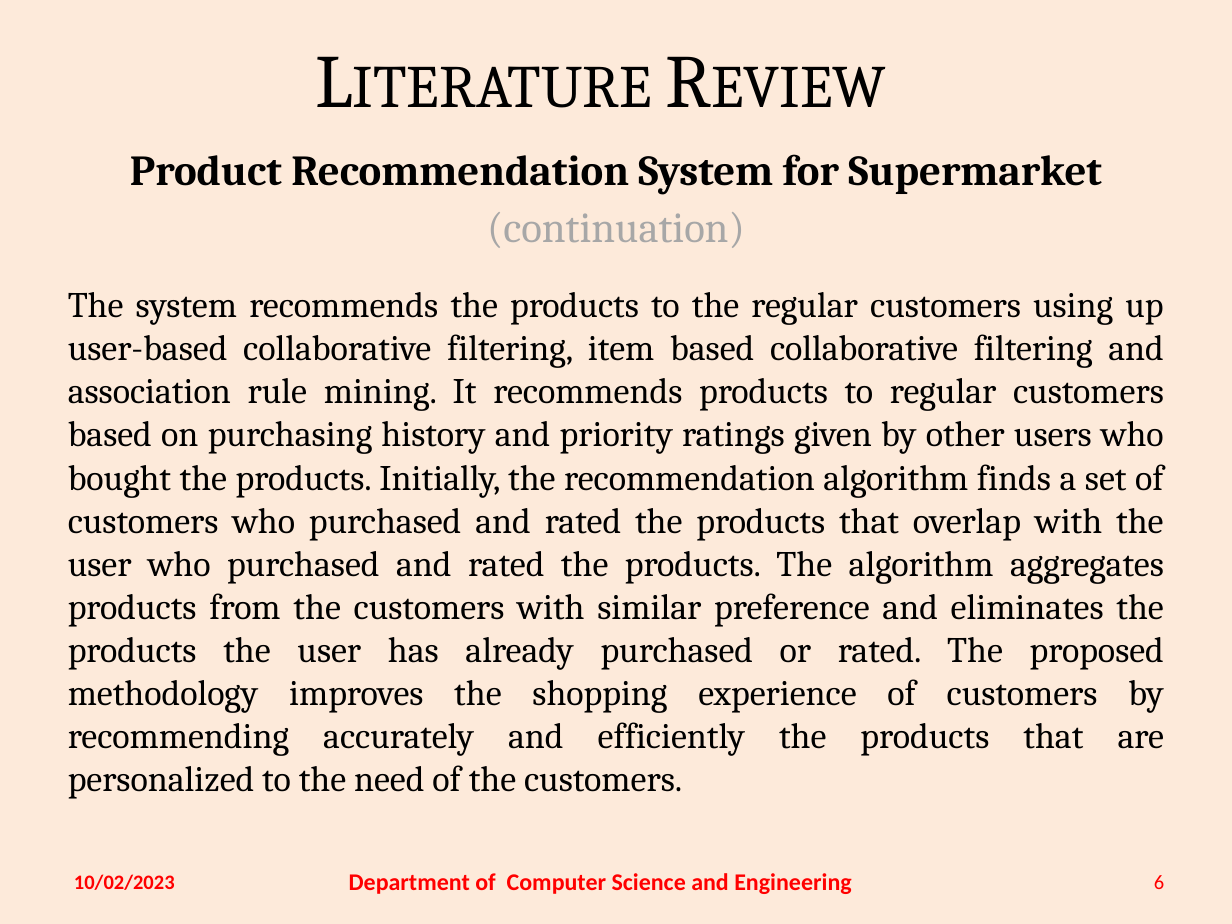
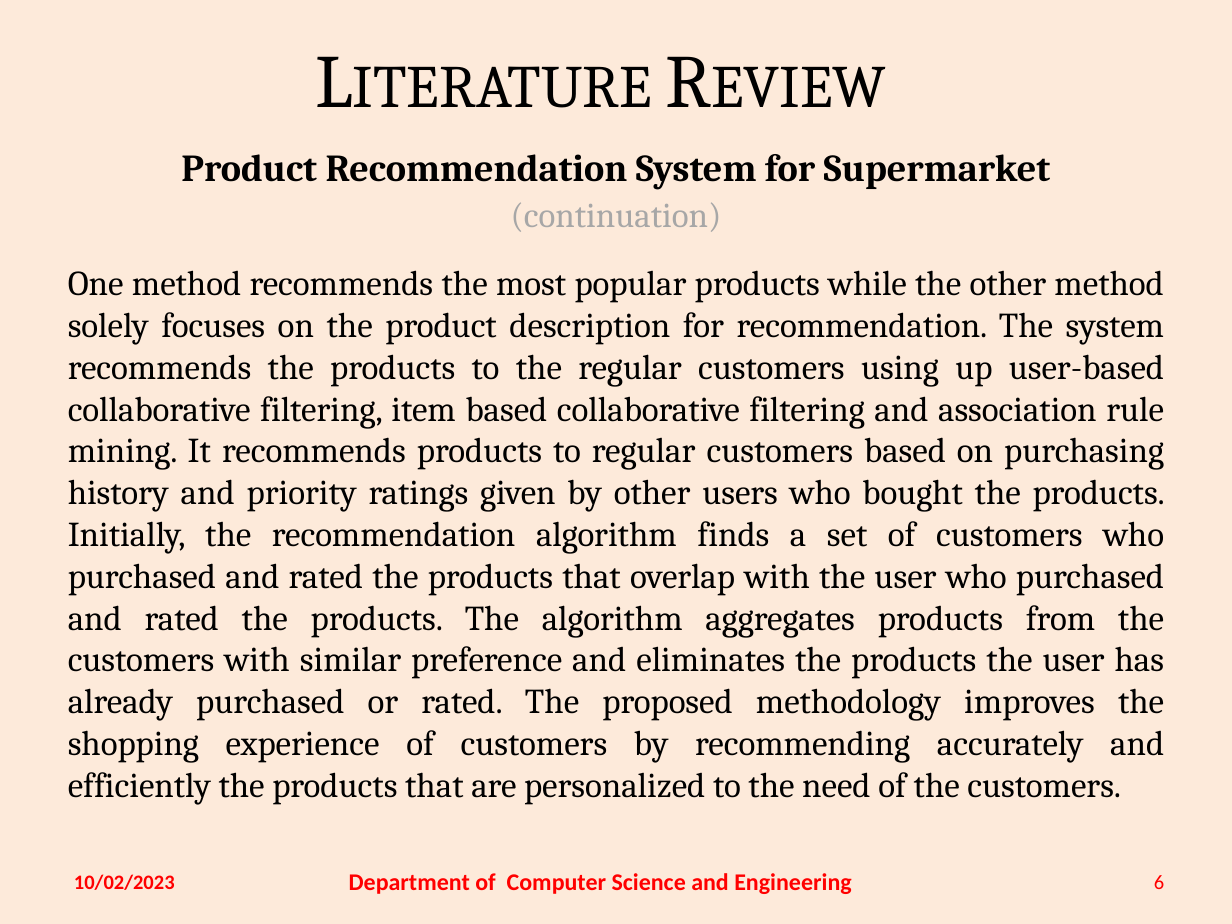
Before and after one commit to thatNitinVinayak/Inventory-Management-using-IoT, a slide deck: slide 6 of Review/Review 1/19C0-59,62,77 Review1 (18CS810) - incomplete.pptx. Drawn at 1232x924 pixels with LibreOffice and Linux fonts; fonts in the diff are those of the drawing. Boxes give left, top, right and bottom in pixels: in the first picture for what was removed or moved away, otherwise in the second. Text is boxed around its words. In the diff, an @@ line names an element or a change of style, - is before the commit and + after.

Commit message:
update Review 1 ppt

```diff
--- a/Review/Review 1/19C0-59,62,77 Review1 (18CS810) - incomplete.pptx
+++ b/Review/Review 1/19C0-59,62,77 Review1 (18CS810) - incomplete.pptx
@@ text at bbox=[181, 154, 1051, 232]: size 25 to 22.3 pt in "Product Recommendation System for Supermarket"; size 25 to 20.4 pt in "(continuation)"; less space between paragraphs @@
@@ text at bbox=[68, 270, 1165, 805]: text changed; size 21 to 20.4 pt @@
-The system recommends the products to the regular customers using up user-based collaborative filtering, item based collaborative filtering and association rule mining. It recommends products to regular customers based on purchasing history and priority ratings given by other users who bought the products. Initially, the recommendation algorithm finds a set of customers who purchased and rated the products that overlap with the user who purchased and rated the products. The algorithm aggregates products from the customers with similar preference and eliminates the products the user has already purchased or rated. The proposed methodology improves the shopping experience of customers by recommending accurately and efficiently the products that are personalized to the need of the customers.
+One method recommends the most popular products while the other method solely focuses on the product description for recommendation. The system recommends the products to the regular customers using up user-based collaborative filtering, item based collaborative filtering and association rule mining. It recommends products to regular customers based on purchasing history and priority ratings given by other users who bought the products. Initially, the recommendation algorithm finds a set of customers who purchased and rated the products that overlap with the user who purchased and rated the products. The algorithm aggregates products from the customers with similar preference and eliminates the products the user has already purchased or rated. The proposed methodology improves the shopping experience of customers by recommending accurately and efficiently the products that are personalized to the need of the customers.
```
Also in this commit, not shown: 4 other slides changed.
